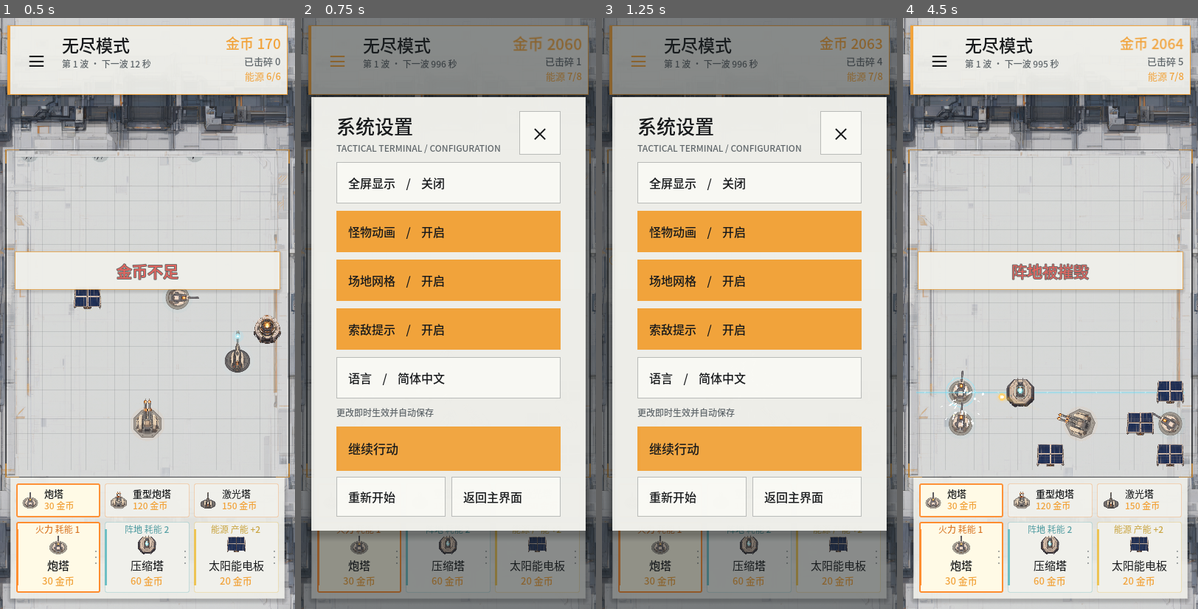
Above: before the commit, frames 1-4 (left to right).
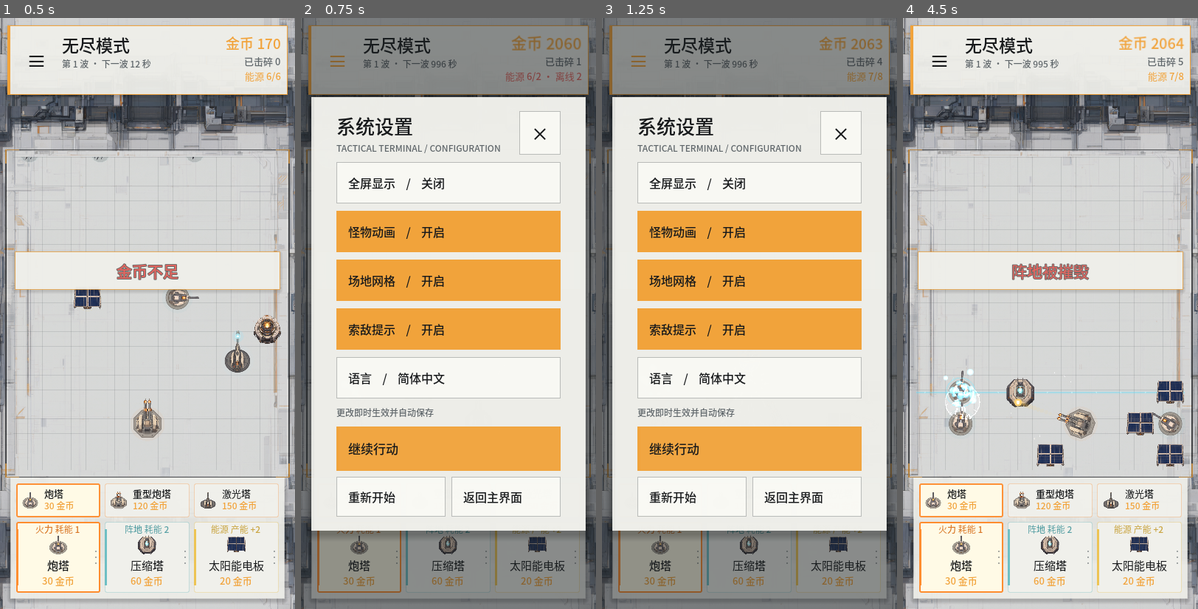
Above: after the commit, the same moments.

Repository: soryu-ryouji/build-shoot
Game: Godot game, scene res://tools/smoke_test.tscn
Same seed, same stepped clock (60 frames per second), same inputs: the game is played once before the commit and once after it. This scene is started directly instead of the project's main scene.
Inputs:
- Up to frame 1 (0.5 s): no input
- Up to frame 2 (0.75 s): click "≡" at 0.5 s
- Up to frame 3 (1.25 s): no input
- Up to frame 4 (4.5 s): click "重新开始" at 1.25 s; click "≡" at 2 s; click "重新开始" at 2.75 s; click "≡" at 3.5 s; click "×" at 4.25 s

Frame 1 is identical in both runs. In frame 2, 0.4% of the frame differs, in the area x 69-95%, y 3-11%; in frame 3, less than 0.1%; in frame 4, 0.7%, in the area x 12-96%, y 3-72%.
Error before the commit: Invalid access to property or key 'process_frame' on a base object of type 'null instance'. (res://tools/smoke_test.gd:523)
Error after the commit: Invalid access to property or key 'process_frame' on a base object of type 'null instance'. (res://tools/smoke_test.gd:528)

Commit message:
feat: 压缩塔改用加成塔粒子反馈
- 压缩塔不再铺绿色格子直线，二次确认只用橙色细线指示方向

- 受加成的火力塔身上持续冒青色粒子，离线或失去加成时自动停止

- 更新冒烟测试、README 与预览截图

Diff:
--- a/scripts/main.gd
+++ b/scripts/main.gd
@@ -316,8 +316,8 @@
 	var item: Dictionary = ItemDefs.get_item(placing_id)
 	if String(item.get("category", "")) == ItemDefs.CATEGORY_FIREPOWER:
 		placement_ghost.set_range_cells(get_range_cells(snapped, float(item.get("range", 0.0))))
-	elif int(item.get("buff_multiplier", 1)) > 1:
-		placement_ghost.set_range_cells(get_line_cells(snapped, Vector2.from_angle(-PI / 2.0)))
+	else:
+		placement_ghost.set_range_cells([])
 
 
 func finish_placement(item_id: String, pos: Vector2) -> void:
@@ -388,7 +388,7 @@
 	if String(item.get("category", "")) == ItemDefs.CATEGORY_FIREPOWER:
 		placement_ghost.set_range_cells(get_range_cells(pos, float(item.get("range", 0.0))))
 	else:
-		placement_ghost.set_range_cells(get_line_cells(pos, Vector2.from_angle(orient_facing)))
+		placement_ghost.set_range_cells([])
 
 
 func _handle_orientation_input(event: InputEvent) -> void:
@@ -422,8 +422,6 @@
 	var angle := offset.angle()
 	orient_facing = roundf(angle / (PI / 4.0)) * (PI / 4.0)
 	placement_ghost.set_facing(orient_facing)
-	if int(orient_item.get("buff_multiplier", 1)) > 1:
-		placement_ghost.set_range_cells(get_line_cells(orient_pos, Vector2.from_angle(orient_facing)))
 
 
 func _confirm_orientation() -> void:
@@ -474,14 +472,6 @@
 	var cells: Array = []
 	for cell in _grid_centers():
 		if cell.distance_to(center) <= radius:
-			cells.append(cell)
-	return cells
-
-
-func get_line_cells(center: Vector2, direction: Vector2) -> Array:
-	var cells: Array = []
-	for cell in _grid_centers():
-		if absf((cell - center).cross(direction)) <= 34.0:
 			cells.append(cell)
 	return cells
 
--- a/scripts/placed_building.gd
+++ b/scripts/placed_building.gd
@@ -62,6 +62,8 @@
 var _beam_target := Vector2.ZERO
 var _beam_buffed := false
 var _range_cells_cache: Array = []
+var _buffed := false
+var buff_particles: CPUParticles2D
 
 
 func setup(g: Node, def: Dictionary, facing := -PI / 2.0) -> void:
@@ -73,7 +75,55 @@
 	invested = int(def.get("cost", 0))
 	max_hp = maxi(1, int(def.get("hp", 1)))
 	hp = float(max_hp)
+	_ensure_buff_particles()
 	queue_redraw()
+
+
+func _ensure_buff_particles() -> void:
+	if buff_particles != null or not is_firepower():
+		return
+	var particles := CPUParticles2D.new()
+	particles.name = "BuffParticles"
+	particles.amount = 20
+	particles.lifetime = 1.0
+	particles.preprocess = 0.5
+	particles.emitting = false
+	particles.local_coords = true
+	particles.z_index = 1
+	particles.emission_shape = CPUParticles2D.EMISSION_SHAPE_SPHERE
+	particles.emission_sphere_radius = base_radius + 12.0
+	particles.direction = Vector2(0.0, -1.0)
+	particles.spread = 70.0
+	particles.gravity = Vector2(0.0, -10.0)
+	particles.initial_velocity_min = 16.0
+	particles.initial_velocity_max = 34.0
+	particles.scale_amount_min = 0.55
+	particles.scale_amount_max = 1.25
+	particles.color = Color(0.32, 0.88, 1.0, 0.92)
+	particles.texture = _make_particle_texture()
+	var material := CanvasItemMaterial.new()
+	material.blend_mode = CanvasItemMaterial.BLEND_MODE_ADD
+	particles.material = material
+	add_child(particles)
+	buff_particles = particles
+
+
+func _make_particle_texture() -> Texture2D:
+	var gradient := Gradient.new()
+	gradient.offsets = PackedFloat32Array([0.0, 0.55, 1.0])
+	gradient.colors = PackedColorArray([
+		Color(1.0, 1.0, 1.0, 1.0),
+		Color(0.72, 0.94, 1.0, 0.7),
+		Color(0.38, 0.78, 1.0, 0.0),
+	])
+	var texture := GradientTexture2D.new()
+	texture.width = 16
+	texture.height = 16
+	texture.fill = GradientTexture2D.FILL_RADIAL
+	texture.fill_from = Vector2(0.5, 0.5)
+	texture.fill_to = Vector2(1.0, 0.5)
+	texture.gradient = gradient
+	return texture
 
 
 func _apply_def(def: Dictionary) -> void:
@@ -199,6 +249,9 @@
 
 	if not alive:
 		return
+	_buffed = is_firepower() and powered and game.get_buff_multiplier(global_position) > 1
+	if buff_particles != null:
+		buff_particles.emitting = _buffed
 	if not is_firepower():
 		if buff_line or is_energy() or hurt_flash > 0.0:
 			queue_redraw()
--- a/scripts/placement_ghost.gd
+++ b/scripts/placement_ghost.gd
@@ -186,8 +186,7 @@
 		return
 	var a: Vector2 = span[0] - global_position
 	var b: Vector2 = span[1] - global_position
-	draw_line(a, b, Color(RANGE_FILL.r, RANGE_FILL.g, RANGE_FILL.b, 0.16), 12.0)
-	draw_line(a, b, RANGE_LINE, 3.0)
+	draw_line(a, b, Color(Palette.ACCENT.r, Palette.ACCENT.g, Palette.ACCENT.b, 0.45), 2.0)
 
 
 func _line_rect_span(origin: Vector2, direction: Vector2, rect: Rect2) -> Array:
--- a/tools/smoke_test.gd
+++ b/tools/smoke_test.gd
@@ -340,6 +340,9 @@
 	_check(not compression.covers_point(off_turret.global_position), "compression ignores other rows")
 	_check(main.get_buff_multiplier(row_turret.global_position) == 2, "row turret gets double damage")
 	_check(main.get_buff_multiplier(off_turret.global_position) == 1, "off-row turret stays normal")
+	await _frames(2)
+	_check(row_turret.buff_particles != null and row_turret.buff_particles.emitting, "buffed tower emits particles")
+	_check(off_turret.buff_particles != null and not off_turret.buff_particles.emitting, "unbuffed tower has no particles")
 
 	main.select_building(compression)
 	_check(main.focus_panel.visible, "compression focus panel opens")
@@ -404,6 +407,8 @@
 	_check(heavy.modulate != Color.WHITE, "offline building icon is grayed out")
 	_check(row_turret.modulate == Color.WHITE, "powered building icon keeps its color")
 	_check(main.get_buff_multiplier(row_turret.global_position) == 1, "offline compression stops buffing")
+	await _frames(2)
+	_check(not row_turret.buff_particles.emitting, "offline compression stops the buff particles")
 	_check(int(row_turret.get_refund()) == 15, "powered building keeps the normal dismantle refund")
 	_check(int(heavy.get_refund()) == 120, "offline building can be dismantled for full refund")
 
Binary file changed: image.png
Binary file changed: orientation_preview.png
